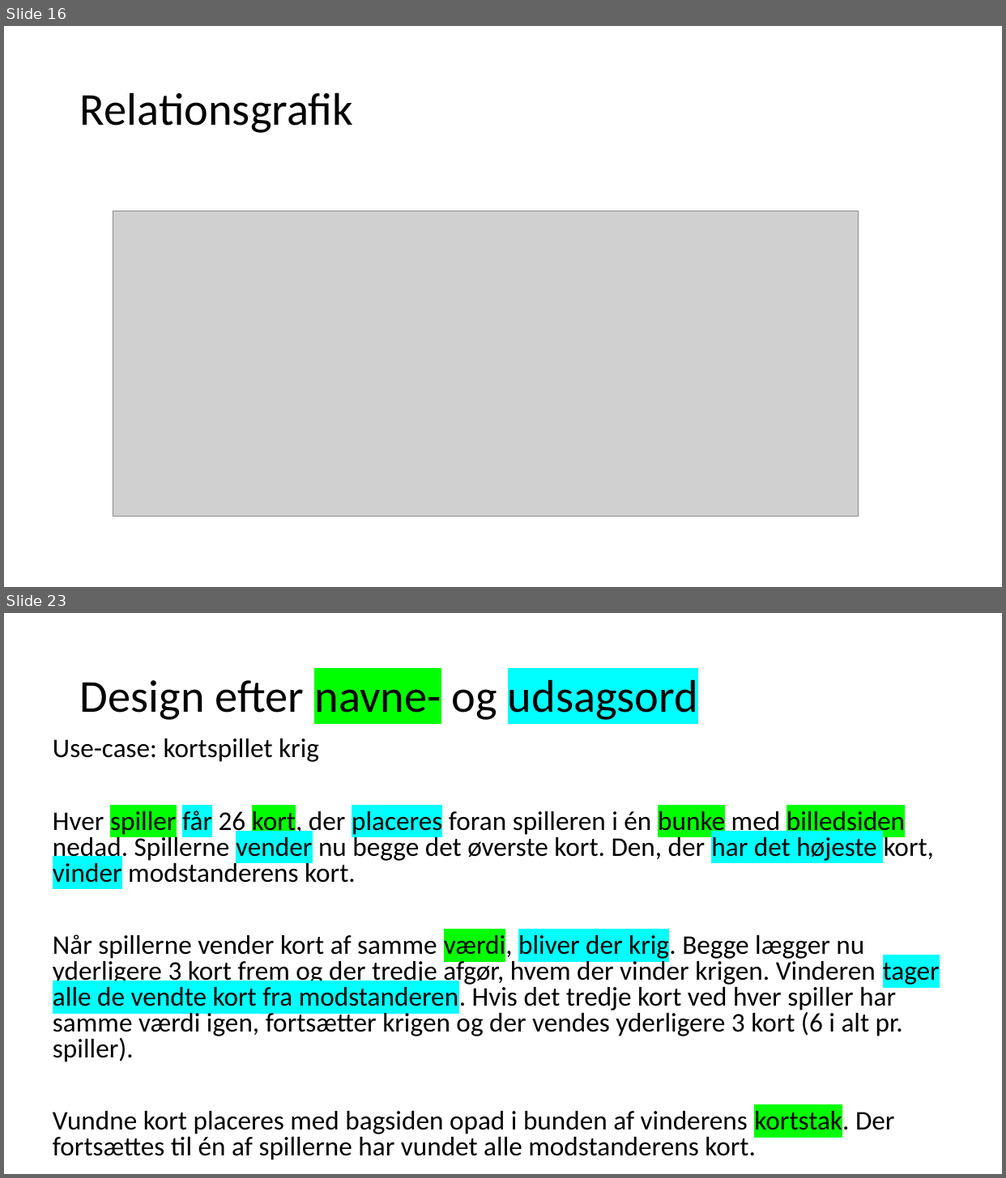
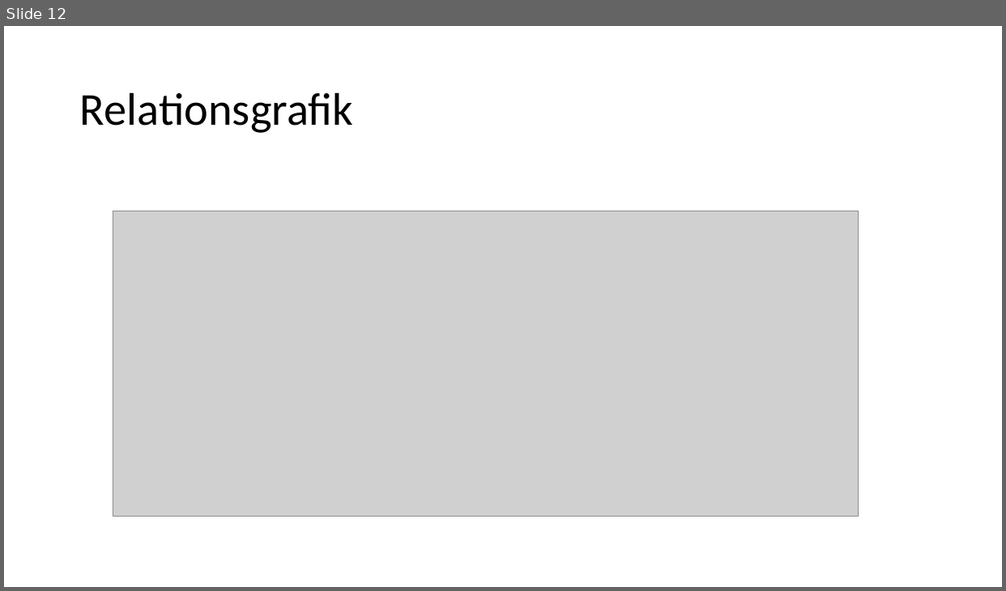
Before and after one commit to fisterloegsovs/pop22, a slide deck: lectures/13.1-3/lecture13.2.pptx. Shown one above the other, each under a label of ours: slides 16 and 23 before the commit, slide 12 after it; the slides between them are not shown. The pictures are 1006x1178 and 1006x591 pixels, drawn with LibreOffice and Linux fonts; fonts in the diff are those of the drawing; grey boxes stand for pictures. Boxes give left, top, right and bottom in pixels: in the first picture for what was removed or moved away, otherwise in the second. Text is boxed around its words. In the diff, an @@ line names an element or a change of style, - is before the commit and + after.

```diff
--- a/lectures/13.1-3/lecture13.2.pptx
+++ b/lectures/13.1-3/lecture13.2.pptx
@@ slide 23 removed at [4, 613, 1002, 1174], background #FFFFFF @@
@@ title removed at [80, 679, 698, 720] @@
-Design efter navne- og udsagsord
@@ text removed at [53, 739, 940, 1161] @@
-Use-case: kortspillet krig
-Hver spiller får 26 kort, der placeres foran spilleren i én bunke med billedsiden nedad. Spillerne vender nu begge det øverste kort. Den, der har det højeste kort, vinder modstanderens kort.
-Når spillerne vender kort af samme værdi, bliver der krig. Begge lægger nu yderligere 3 kort frem og der tredje afgør, hvem der vinder krigen. Vinderen tager alle de vendte kort fra modstanderen. Hvis det tredje kort ved hver spiller har samme værdi igen, fortsætter krigen og der vendes yderligere 3 kort (6 i alt pr. spiller).
-Vundne kort placeres med bagsiden opad i bunden af vinderens kortstak. Der fortsættes til én af spillerne har vundet alle modstanderens kort.
@@ what was slide 16 is now slide 12 @@
```
Also in this commit, not shown: 3 slides changed, 1 slide added, 13 other slides removed, 3 other files.
